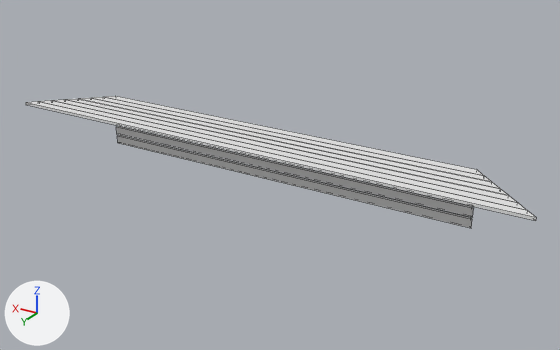
A saved change to the Blender file models/bench.blend.
Rendered twice from a camera (50 mm lens) standing at (-3.46, 5.32, 2.63) and looking at (-0.21, -0.1, -0.07). The lights are fixed; the arrows at lower left show +X, +Y and +Z. Mesh edges are drawn as thin lines.

Script lines for the objects in view, before the commit:
```python
me_cube_002 = bpy.data.meshes.new('Cube.002')
me_cube_002.from_pydata(...)  # 96 vertices, 72 faces; spans x -2.5..2.5, y -0.17..0.34, z -0.37..0.26
# faces by material slot: [44, 28]
me_cube_002.materials.append(mat_material_002)  # white #e7e7e7
me_cube_002.materials.append(mat_material_001)  # white #e7e7e7
ob_cube_002 = bpy.data.objects.new('Cube.002', me_cube_002)
ob_cube_002.location = (0.0, -0.072, -0.077)
ob_cube_002.rotation_euler = (1.571, 0.0, 0.0)  # degrees (90, 0, 0)
```
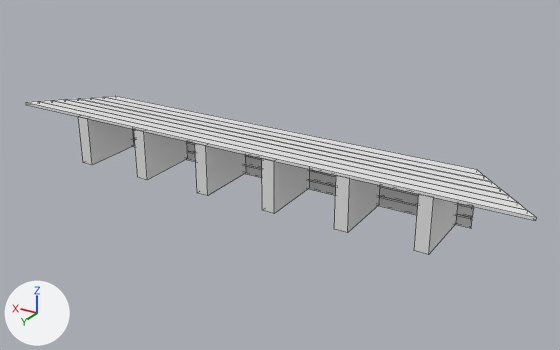
Where the change shows, as pixel boxes (x1, y1, x2, y2) in the pictures (560 x 350 px):
'Cube.002', reshaped (20% taller): before (26, 96, 536, 228); after (26, 96, 536, 254)
part 1 of me_cube_002, added: after (414, 194, 458, 254)
part 2 of me_cube_002, added: after (334, 175, 380, 233)
part 3 of me_cube_002, added: after (262, 158, 310, 213)
part 4 of me_cube_002, added: after (195, 143, 246, 196)
part 5 of me_cube_002, added: after (134, 129, 188, 180)
part 6 of me_cube_002, added: after (78, 116, 134, 165)

Diff of the bpy script that builds the scene:
```diff
--- a/models/bench.blend.py
+++ b/models/bench.blend.py
@@ me_cube_002 @@
 me_cube_002.from_pydata(...)  # 96 vertices, 72 faces; spans x -2.5..2.5, y -0.17..0.34, z -0.37..0.26
 # used by ob_cube_002; location = (0.0, -0.072, -0.077); rotation_euler = (1.571, 0.0, 0.0), in degrees (90, 0, 0)
+# me_cube_002 part 1: a new loose piece, a box spanning x -1.76..-1.64, y -0.16..0.32, z -0.38..0.23, in mat_material_002 (white #e7e7e7)
+# me_cube_002 part 2: a new loose piece, a box spanning x -1.08..-0.96, y -0.16..0.32, z -0.38..0.23, in mat_material_002 (white #e7e7e7)
+# me_cube_002 part 3: a new loose piece, a box spanning x -0.39..-0.27, y -0.16..0.32, z -0.38..0.23, in mat_material_002 (white #e7e7e7)
+# me_cube_002 part 4: a new loose piece, a box spanning x 0.29..0.41, y -0.16..0.32, z -0.38..0.23, in mat_material_002 (white #e7e7e7)
+# me_cube_002 part 5: a new loose piece, a box spanning x 0.98..1.1, y -0.16..0.32, z -0.38..0.23, in mat_material_002 (white #e7e7e7)
+# me_cube_002 part 6: a new loose piece, a box spanning x 1.66..1.78, y -0.16..0.32, z -0.38..0.23, in mat_material_002 (white #e7e7e7)
 me_cube_002.materials.append(mat_material_002)
```
